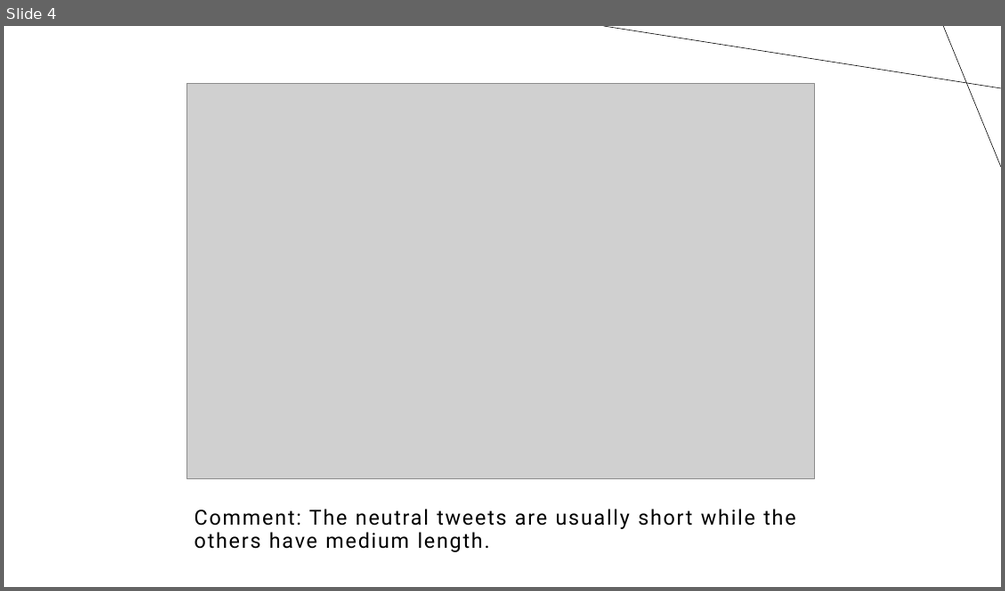
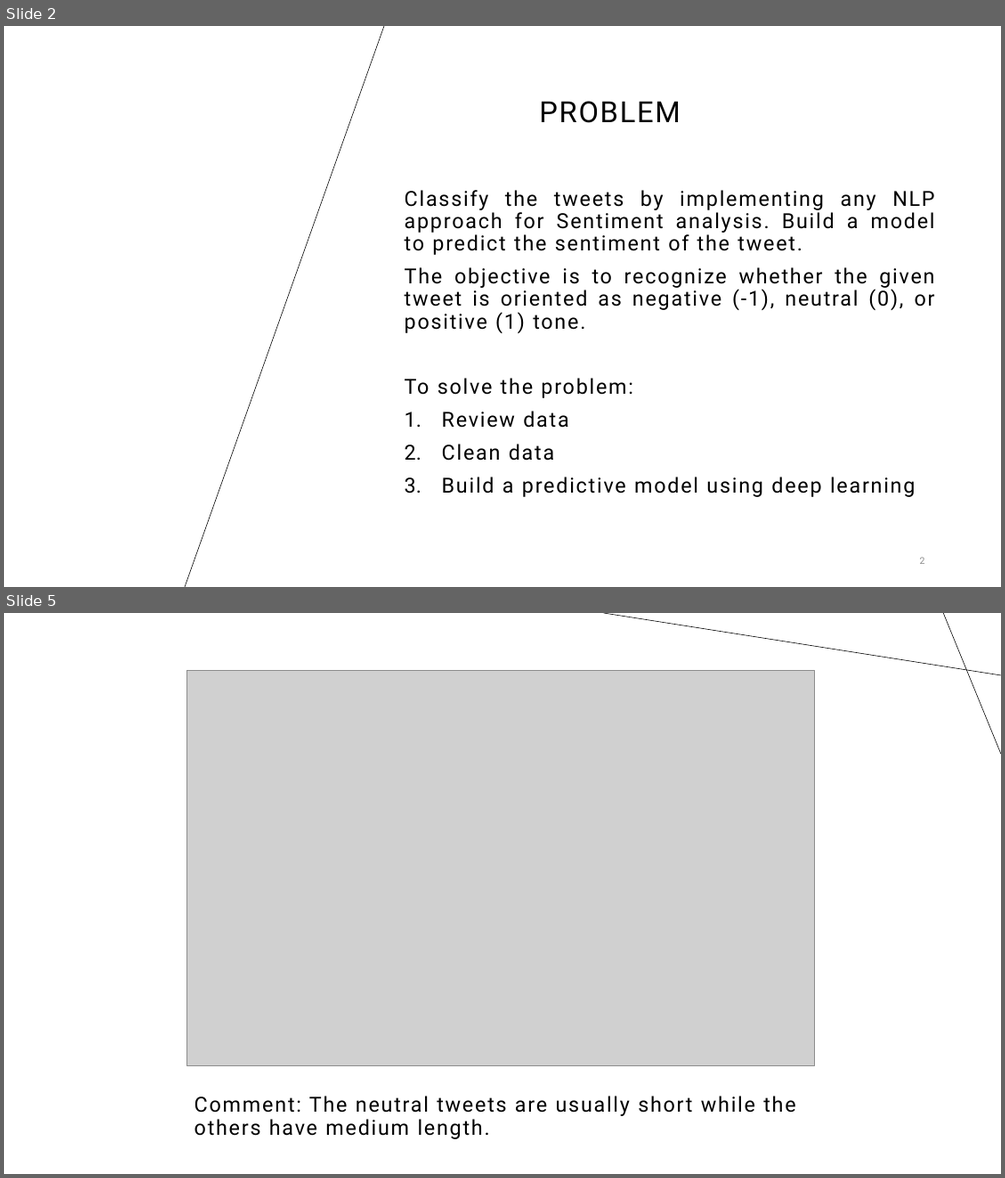
Before and after one commit to ngannk92/tweet_sentiment, a slide deck: tweet sentiment.pptx. Shown one above the other, each under a label of ours: slide 4 before the commit, slides 2 and 5 after it; the slides between them are not shown. The pictures are 1005x591 and 1005x1178 pixels, drawn with LibreOffice and Linux fonts; fonts in the diff are those of the drawing; grey boxes stand for pictures; background and template pictures are left out. Boxes give left, top, right and bottom in pixels: in the first picture for what was removed or moved away, otherwise in the second. Text is boxed around its words. In the diff, an @@ line names an element or a change of style, - is before the commit and + after.

```diff
--- a/tweet sentiment.pptx
+++ b/tweet sentiment.pptx
@@ slide 2 added at <box>4,26,1001,587</box>, background #FFFFFF @@
@@ line added from (185, 587) to (384, 26), #000000 0.5 pt @@
@@ title added at <box>539,101,680,123</box>, 28 pt, text #000000 @@
+PROBLEM
@@ text added at <box>404,190,935,497</box>, 20 pt, text #000000 @@
+Classify the tweets by implementing any NLP approach for Sentiment analysis. Build a model to predict the sentiment of the tweet.
+The objective is to recognize whether the given tweet is oriented as negative (-1), neutral (0), or positive (1) tone.
+To solve the problem:
+1. Review data
+2. Clean data
+3. Build a predictive model using deep learning
@@ page number added at <box>920,556,925,564</box>, 9 pt, text #8C8C8C @@
+2
@@ what was slide 4 is now slide 5 @@
```
Also in this commit, not shown: 7 slides changed, 3 other slides added.
